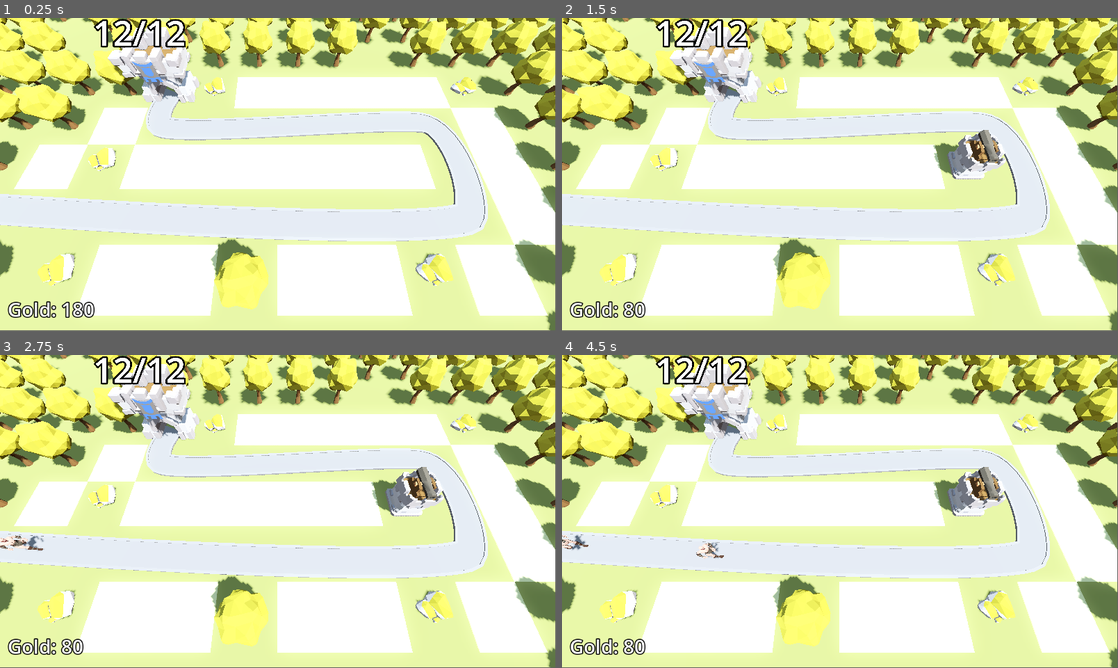
Above: before the commit, frames 1-4 (two rows, left to right).
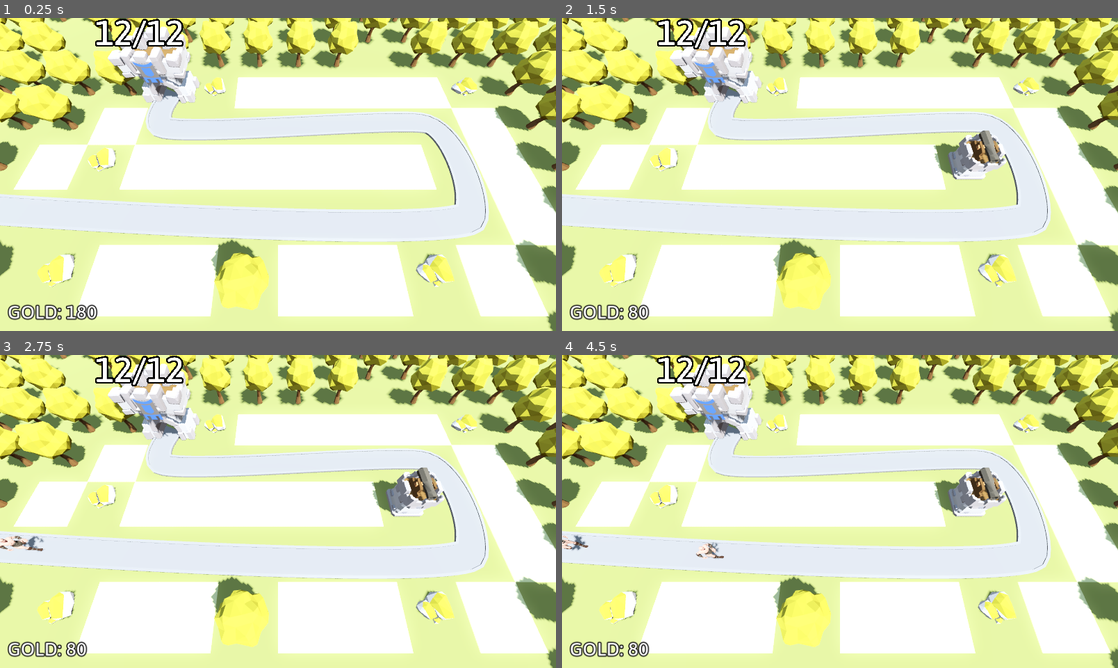
Above: after the commit, the same moments.

Repository: niamh-d/godot-3d-tower-defence
Game: Godot game, scene res://Scenes/base_level.tscn
Same seed, same stepped clock (60 frames per second), same inputs: the game is played once before the commit and once after it.
Inputs (mouse positions are in pixels of both pictures, inside the frame that each line leads up to):
- Up to frame 1 (0.25 s): no input
- Up to frame 2 (1.5 s): tap Enter at 0.5 s; move the mouse to (962, 158) at 0.52 s; press the mouse at (962, 158) at 0.53 s; tap Space at 1.25 s; move the mouse to (728, 190) at 1.27 s; release the mouse at (728, 190) at 1.28 s; click (728, 190) at 1.35 s
- Up to frame 3 (2.75 s): tap Enter at 2 s; move the mouse to (333, 442) at 2.02 s; press the mouse at (333, 442) at 2.03 s
- Up to frame 4 (4.5 s): move the mouse to (812, 574) at 2.77 s; release the mouse at (812, 574) at 2.78 s; click (812, 574) at 2.85 s; move the mouse to (1006, 558) at 3.52 s; press the mouse at (1006, 558) at 3.53 s; move the mouse to (673, 464) at 4.27 s; release the mouse at (673, 464) at 4.28 s; click (673, 464) at 4.35 s
In our replay, the window is 799x449 before the commit and 800x450 after it. These sizes can differ from the game's own. Grey fills any space a smaller window leaves; there, only what the larger window draws over its background counts as a difference.

The runs differ from the first frame. In frame 1, 5.6% of the frame differs, in the area x 0-100%, y 0-100%; in frame 2, 5.8%; in frame 3, 5.9%; in frame 4, 5.9%.

Commit message:
tweaks to ui

Diff:
--- a/Scenes/Base/base.tscn
+++ b/Scenes/Base/base.tscn
@@ -1,6 +1,7 @@
-[gd_scene load_steps=3 format=3 uid="uid://dkkb8h7iyh54v"]
+[gd_scene load_steps=4 format=3 uid="uid://dkkb8h7iyh54v"]
 
 [ext_resource type="Script" path="res://Scenes/Base/base.gd" id="1_wpcmv"]
+[ext_resource type="FontFile" uid="uid://dfylcxcge26yt" path="res://Assets/Asap/static/Asap-Medium.ttf" id="2_nka4e"]
 [ext_resource type="PackedScene" uid="uid://bulytvplfw64h" path="res://Assets/Base.glb" id="2_ux7mt"]
 
 [node name="Base" type="Node3D" groups=["base"]]
@@ -11,6 +12,7 @@
 transform = Transform3D(1, 0, 0, 0, 1, 0, 0, 0, 1, 0, 5.5, 0)
 billboard = 1
 text = "health"
+font = ExtResource("2_nka4e")
 font_size = 500
 outline_size = 100
 
--- a/Scenes/UI/victory_overlay.tscn
+++ b/Scenes/UI/victory_overlay.tscn
@@ -1,7 +1,11 @@
-[gd_scene load_steps=4 format=3 uid="uid://b6wdcl6d8kx5s"]
+[gd_scene load_steps=6 format=3 uid="uid://b6wdcl6d8kx5s"]
 
 [ext_resource type="Script" path="res://Scenes/UI/victory_overlay.gd" id="1_86h3d"]
 [ext_resource type="Texture2D" uid="uid://cy38mvh6txo3m" path="res://Assets/star.png" id="2_j5t0i"]
+[ext_resource type="FontFile" uid="uid://dfylcxcge26yt" path="res://Assets/Asap/static/Asap-Medium.ttf" id="2_ohjmq"]
+
+[sub_resource type="Theme" id="Theme_fl2q2"]
+default_font = ExtResource("2_ohjmq")
 
 [sub_resource type="LabelSettings" id="LabelSettings_15ayx"]
 font_size = 96
@@ -24,6 +28,7 @@
 anchor_bottom = 1.0
 grow_horizontal = 2
 grow_vertical = 2
+theme = SubResource("Theme_fl2q2")
 
 [node name="PanelContainer" type="PanelContainer" parent="CenterContainer"]
 custom_minimum_size = Vector2(400, 400)
@@ -100,6 +105,7 @@
 
 [node name="HBoxContainer" type="HBoxContainer" parent="CenterContainer/PanelContainer/VBoxContainer"]
 layout_mode = 2
+size_flags_vertical = 10
 
 [node name="RetryBtn" type="Button" parent="CenterContainer/PanelContainer/VBoxContainer/HBoxContainer"]
 layout_mode = 2
--- a/Scenes/base_level.tscn
+++ b/Scenes/base_level.tscn
@@ -9,6 +9,7 @@
 [ext_resource type="PackedScene" uid="uid://1ucm44u2hm55" path="res://Scenes/Turret/turret.tscn" id="6_17e4r"]
 [ext_resource type="Script" path="res://Scenes/bank.gd" id="8_7dj6r"]
 [ext_resource type="PackedScene" uid="uid://diwuebnb7lnbc" path="res://Scenes/DifficultyManager/difficulty_manager.tscn" id="9_jgu1i"]
+[ext_resource type="FontFile" uid="uid://dfylcxcge26yt" path="res://Assets/Asap/static/Asap-Medium.ttf" id="9_lslx4"]
 [ext_resource type="PackedScene" uid="uid://b6wdcl6d8kx5s" path="res://Scenes/UI/victory_overlay.tscn" id="10_jutvg"]
 
 [sub_resource type="ProceduralSkyMaterial" id="ProceduralSkyMaterial_h04u7"]
@@ -38,6 +39,7 @@
 albedo_color = Color(0.548963, 0.548963, 0.548963, 1)
 
 [sub_resource type="LabelSettings" id="LabelSettings_h3usv"]
+font = ExtResource("9_lslx4")
 font_size = 40
 outline_size = 8
 outline_color = Color(0, 0, 0, 1)
@@ -147,6 +149,7 @@
 size_flags_vertical = 8
 text = "000"
 label_settings = SubResource("LabelSettings_h3usv")
+uppercase = true
 
 [node name="DifficultyManager" parent="." instance=ExtResource("9_jgu1i")]
 
--- a/project.godot
+++ b/project.godot
@@ -15,6 +15,10 @@
 config/features=PackedStringArray("4.3", "Forward Plus")
 config/icon="res://icon.svg"
 
+[display]
+
+window/stretch/mode="canvas_items"
+
 [global_group]
 
 base=""
@@ -28,3 +32,7 @@
 "events": [Object(InputEventMouseButton,"resource_local_to_scene":false,"resource_name":"","device":-1,"window_id":0,"a …(259 unchanged characters)…
 ]
 }
+
+[rendering]
+
+anti_aliasing/quality/msaa_3d=2
Binary file added: Assets/Asap/Asap-Italic-VariableFont_wdth,wght.ttf
Not shown, added: Assets/Asap/Asap-Italic-VariableFont_wdth,wght.ttf.import
Binary file added: Assets/Asap/Asap-VariableFont_wdth,wght.ttf
Not shown, added: Assets/Asap/Asap-VariableFont_wdth,wght.ttf.import
Not shown, added: Assets/Asap/OFL.txt
Not shown, added: Assets/Asap/README.txt
Binary file added: Assets/Asap/static/Asap-Black.ttf
Not shown, added: Assets/Asap/static/Asap-Black.ttf.import
Binary file added: Assets/Asap/static/Asap-BlackItalic.ttf
Not shown, added: Assets/Asap/static/Asap-BlackItalic.ttf.import
Binary file added: Assets/Asap/static/Asap-Bold.ttf
Not shown, added: Assets/Asap/static/Asap-Bold.ttf.import
(and 175 more such lines)
